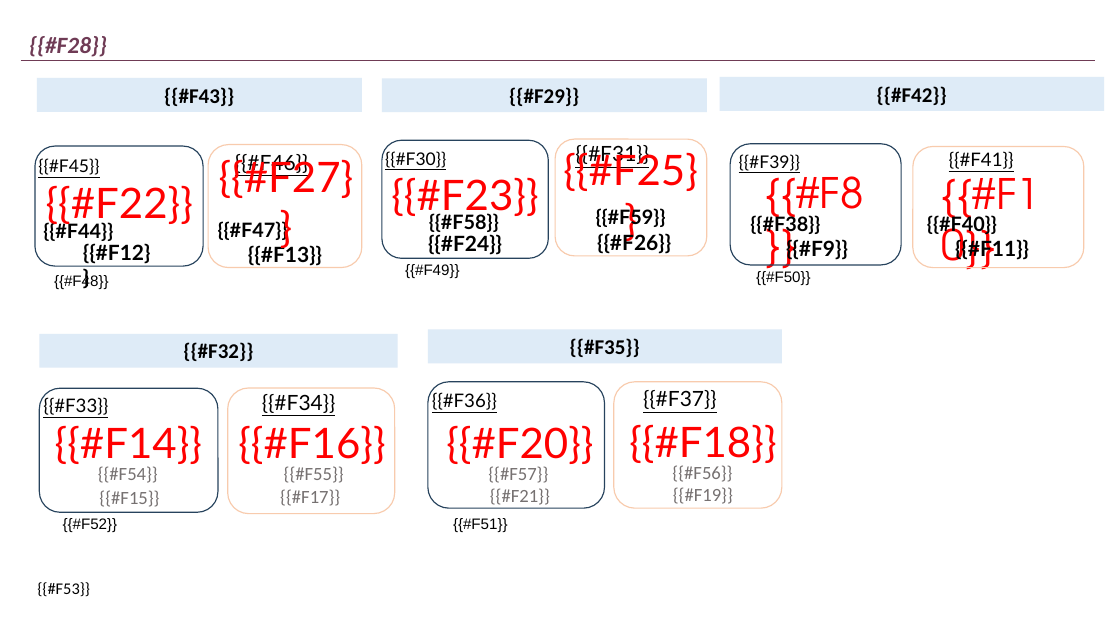
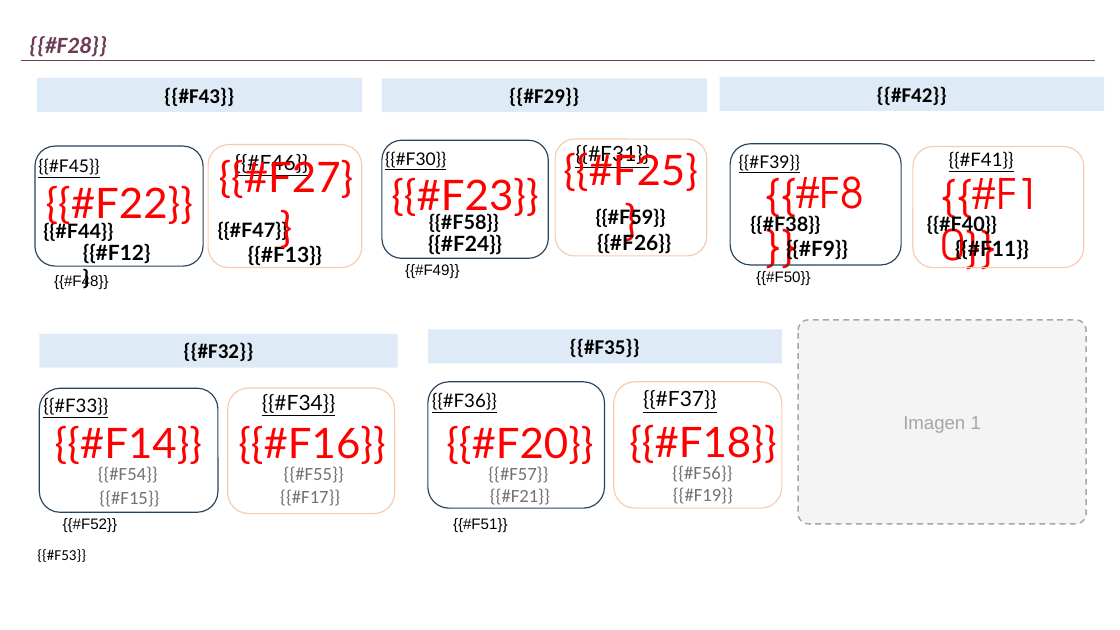
Before and after one commit to JohanCh01/flujo-cosecha, a slide deck: slide 3 of lib/plantilla_reporte.pptx. Drawn at 1120x630 pixels with LibreOffice and Linux fonts; fonts in the diff are those of the drawing. Boxes give left, top, right and bottom in pixels: in the first picture for what was removed or moved away, otherwise in the second. Text is boxed around its words. In the diff, an @@ line names an element or a change of style, - is before the commit and + after.

Commit message:
Vista PPT: íconos de PDF y PowerPoint, nota al pie en dos líneas y recuadros Imagen 1-3

```diff
--- a/lib/plantilla_reporte.pptx
+++ b/lib/plantilla_reporte.pptx
@@ rounded rectangle added at (x1=798, y1=320, x2=1086, y2=524), fill #F4F4F4, outline #A6A6A6 1.25 pt dashed, 16 pt, text #A6A6A6 @@
+Imagen 1
@@ text "{{#F53}}" moved from (x1=37, y1=582, x2=90, y2=597) to (x1=37, y1=549, x2=86, y2=562) @@
@@ text "{{#F53}}" at (x1=37, y1=549, x2=86, y2=562): size 14 to 13 pt @@
```
Also in this commit, not shown: 2 other slides changed, 7 other files.
